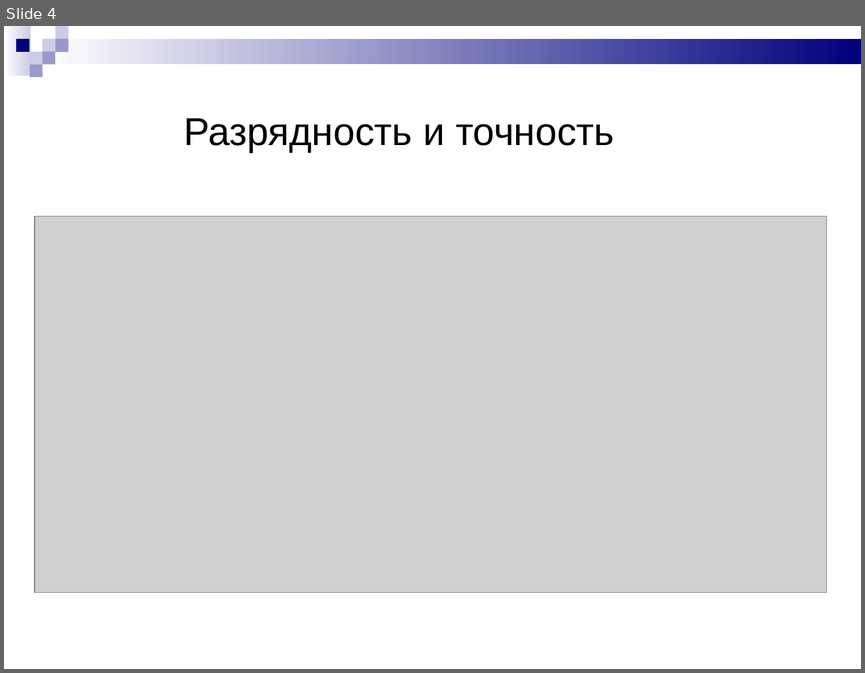
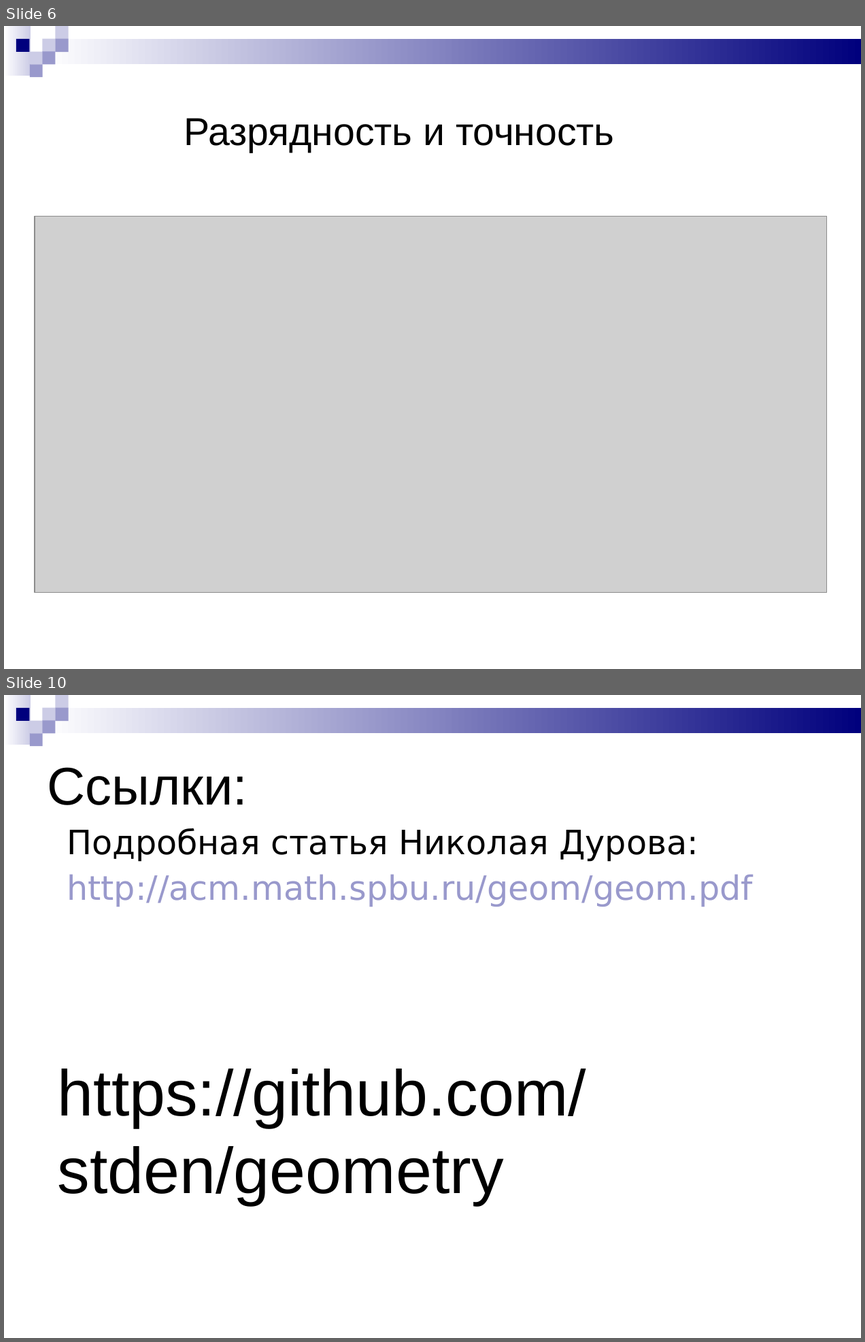
Before and after one commit to Chuvi-w/lisiynos, a slide deck: schedule/Однородные координаты.ppt. Shown one above the other, each under a label of ours: slide 4 before the commit, slides 6 and 10 after it; the slides between them are not shown. The pictures are 865x673 and 865x1342 pixels, drawn with LibreOffice and Linux fonts; fonts in the diff are those of the drawing; grey boxes stand for pictures. Boxes give left, top, right and bottom in pixels: in the first picture for what was removed or moved away, otherwise in the second. Text is boxed around its words. In the diff, an @@ line names an element or a change of style, - is before the commit and + after.

```diff
--- a/schedule/Однородные координаты.ppt
+++ b/schedule/Однородные координаты.ppt
@@ slide 10 added at [4, 695, 861, 1338], background #FFFFFF; not listed: 9 template elements that a slide beside it also shows @@
@@ text added at [47, 767, 247, 805], 49 pt, text #000000 @@
+Ссылки:
@@ text added at [67, 828, 753, 906], 31 pt, text #9999CC @@
+Подробная статья Николая Дурова:
+http://acm.math.spbu.ru/geom/geom.pdf
@@ text added at [58, 1068, 587, 1205], 60 pt, text #000000 @@
+https://github.com/stden/geometry
@@ what was slide 4 is now slide 6 @@
```
Also in this commit, not shown: 2 slides changed, 4 other slides added, 3 slides removed, 4 other files.
